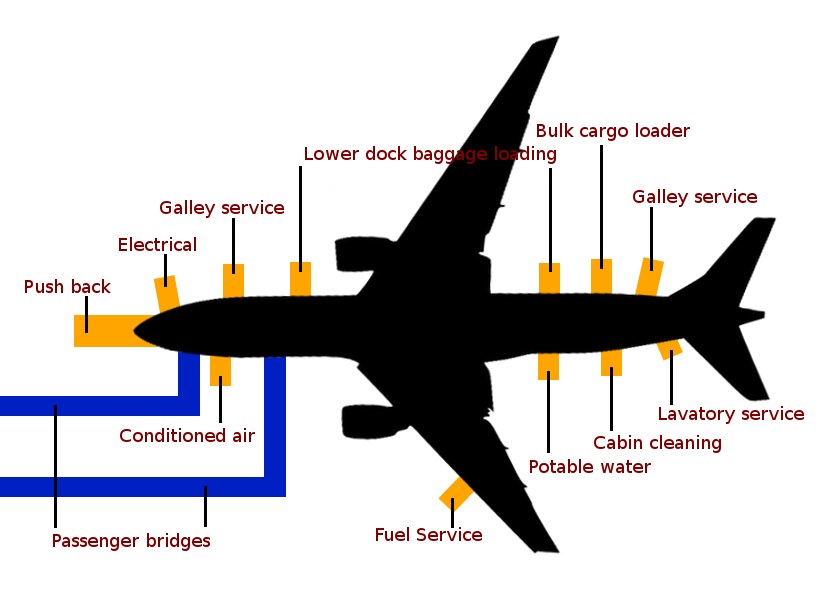
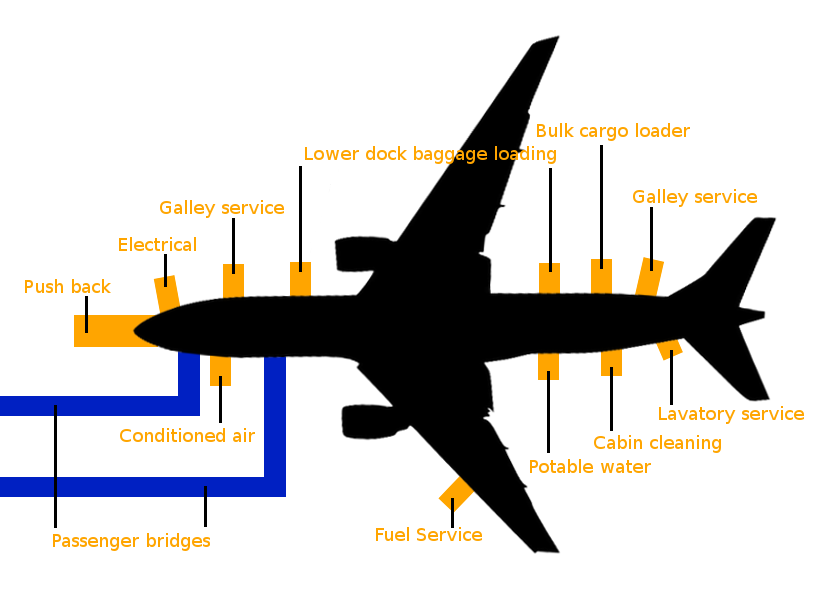
Two versions of the same layered image (830px x 600px). Layer-by-layer changes:
painted on "Lower dock baggage loading" over box(305, 146, 556, 164)
painted on "Passenger bridges" over box(53, 533, 210, 551)
painted on "Push back" over box(25, 279, 111, 293)
painted on "Conditioned air" over box(120, 428, 255, 442)
painted on "Fuel Service" over box(376, 527, 482, 541)
painted on "Cabin cleaning" over box(594, 435, 721, 453)
painted on "Potable water" over box(530, 459, 651, 473)
painted on "Lavatory service" over box(659, 406, 804, 424)
painted on "Galley service #1" over box(633, 189, 757, 207)
painted on "Bulk cargo loader" over box(537, 123, 690, 141)
painted on "Galley service" over box(160, 200, 284, 218)
painted on "Electrical" over box(119, 237, 196, 251)
